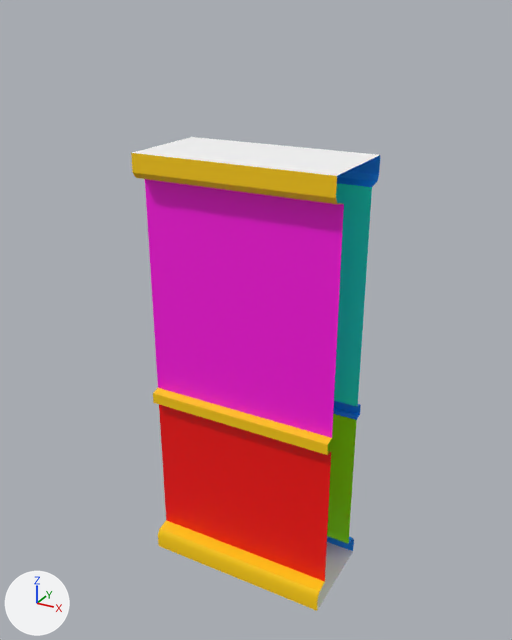
One commit to the FBX model ABigMess/Assets/Models/HouseBuilding/Wall.fbx: the scene before it, then after it.
One viewpoint serves both versions: a camera (50 mm lens) standing at (1.55, -2.81, 2.84) and looking at (-0.01, 0.02, 1.42). Lighting does not change. The marker at lower left points along +X, +Y and +Z. Where no turn or scale is listed for an object, it has been applied to the vertices.

The older version as bpy lines, for what is in view:
```python
me_mesh = bpy.data.meshes.new('Mesh')
me_mesh.from_pydata(...)  # 56 vertices, 28 faces; spans x -0.5..0.5, y -0.25..0.25, z 0.0..2.25
# faces by material slot: [9, 6, 9, 1, 1, 1, 1]
me_mesh.materials.append(mat_lambert2)  # blue #008eff
me_mesh.materials.append(mat_lambert1)  # white #ffffff
me_mesh.materials.append(mat_lambert5)  # yellow #ffce00
me_mesh.materials.append(mat_lambert6)  # red #ff0000
me_mesh.materials.append(mat_lambert3)  # green #8cff00
me_mesh.materials.append(mat_lambert7)  # pink #ff00e3
me_mesh.materials.append(mat_lambert4)  # cyan #00ffdd
ob_wall_1m_doublesided = bpy.data.objects.new('wall_1m_doublesided', me_mesh)
ob_wall_1m_doublesided.location = (0.0, 0.0, 0.0)
```
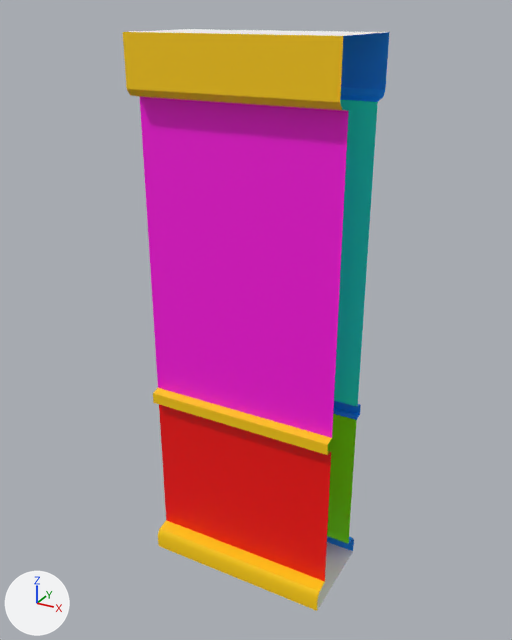
Commit message: [ADD] New Walls

Diff of the bpy script that builds the scene:
```diff
--- a/ABigMess/Assets/Models/HouseBuilding/Wall.fbx.py
+++ b/ABigMess/Assets/Models/HouseBuilding/Wall.fbx.py
@@ me_mesh @@
 me_mesh.from_pydata(...)  # 56 vertices, 28 faces; spans x -0.5..0.5, y -0.25..0.25, z 0.0..2.25
 # used by ob_wall_1m_doublesided; location = (0.0, 0.0, 0.0)
+# me_mesh part 1: all 12 vertices in x -0.5..0.5, y -0.25..0.25, z 2.12..2.16 are moved by (0.0, 0.0, 0.36)
+# me_mesh part 2: all 8 vertices in x -0.5..0.5, y -0.25..0.25, z 2.25 are moved by (0.0, 0.0, 0.5)
 me_mesh.materials.append(mat_lambert2)
```

Pixel boxes (x1, y1, x2, y2) of what changed, in the pictures (512 x 640 px; the box of a moved part takes in the faces that stretch with it):
'wall_1m_doublesided', reshaped (7% wider, 23% taller)
    before: (131, 137, 380, 611)
    after: (123, 29, 389, 611)
part 1 of me_mesh, moved or reshaped
    before: (133, 171, 379, 438)
    after: (127, 88, 385, 438)
part 2 of me_mesh, moved or reshaped
    before: (131, 137, 380, 198)
    after: (123, 29, 389, 102)
